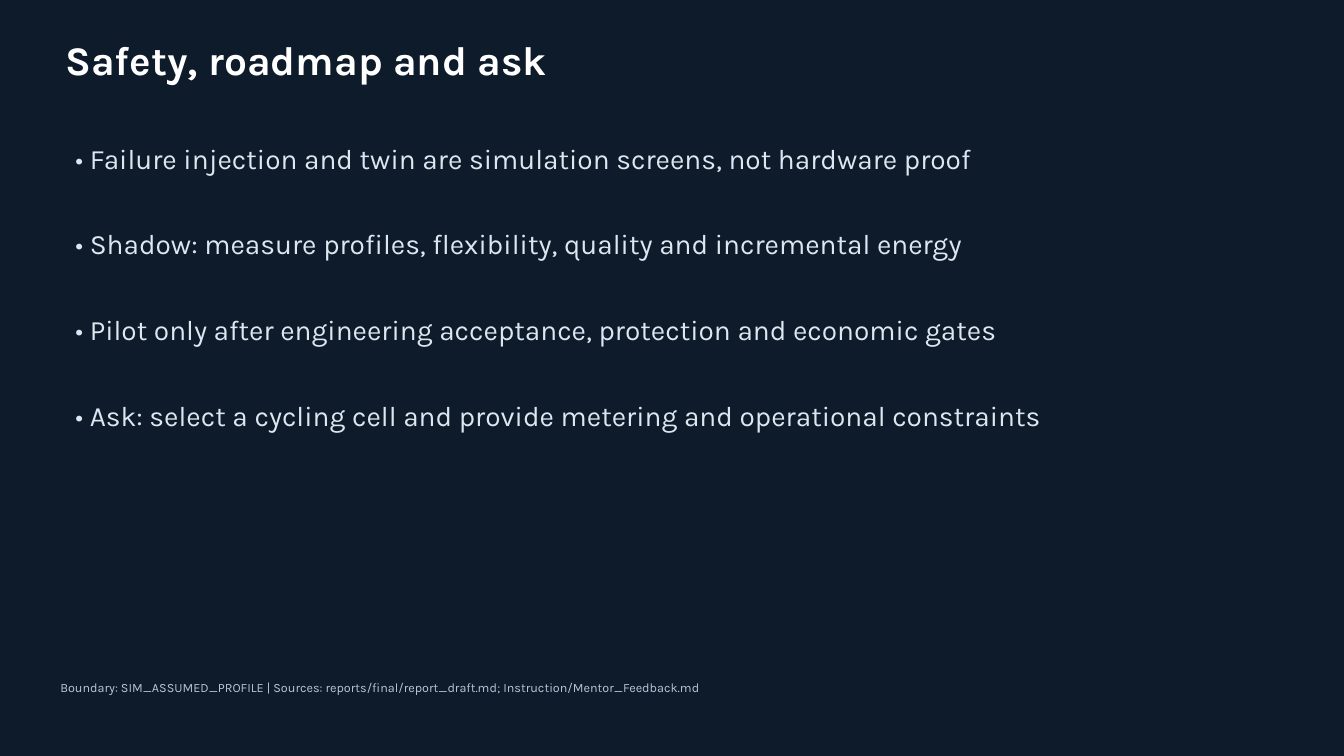
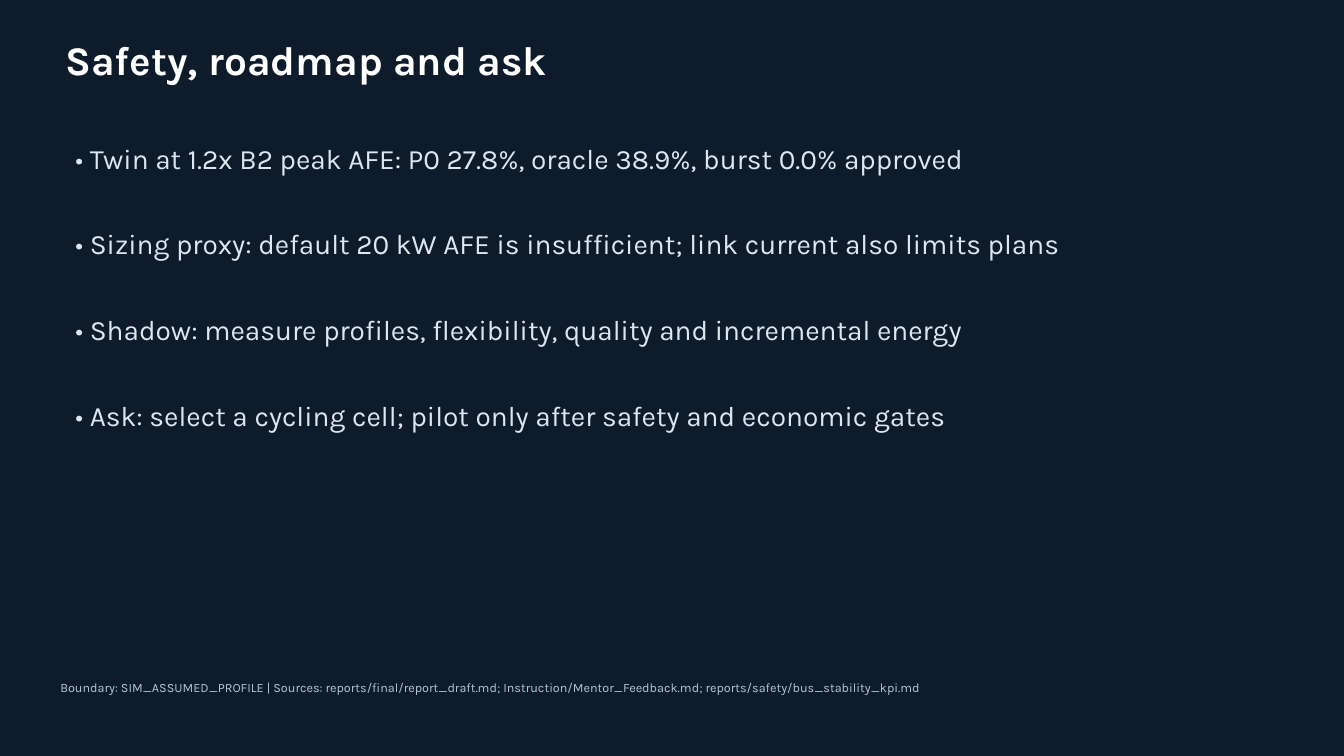
Before and after one commit to Thinhqn0905/ai_model_semi, a slide deck: slide 15 of reports/final/ReGenATE_final.pptx. Drawn at 1344x756 pixels with LibreOffice and Linux fonts; fonts in the diff are those of the drawing. Boxes give left, top, right and bottom in pixels: in the first picture for what was removed or moved away, otherwise in the second. Text is boxed around its words. In the diff, an @@ line names an element or a change of style, - is before the commit and + after.

```diff
--- a/reports/final/ReGenATE_final.pptx
+++ b/reports/final/ReGenATE_final.pptx
@@ text at [90, 149, 963, 176]: text changed @@
-• Failure injection and twin are simulation screens, not hardware proof
+• Twin at 1.2x B2 peak AFE: P0 27.8%, oracle 38.9%, burst 0.0% approved
@@ text added at [90, 234, 1059, 261], 20 pt, text #DCE7EF @@
+• Sizing proxy: default 20 kW AFE is insufficient; link current also limits plans
@@ text "• Shadow: measure profiles, flexibility, ...": place and size @@
-text "• Shadow: measure profiles, flexibility, ..." at [90, 234, 962, 261]
+text "• Shadow: measure profiles, flexibility, ..." at [90, 320, 962, 347]
@@ text removed at [90, 320, 996, 347] @@
-• Pilot only after engineering acceptance, protection and economic gates
@@ text at [90, 406, 945, 433]: text changed @@
-• Ask: select a cycling cell and provide metering and operational constraints
+• Ask: select a cycling cell; pilot only after safety and economic gates
@@ text at [60, 683, 920, 695]: text changed @@
-Boundary: SIM_ASSUMED_PROFILE | Sources: reports/final/report_draft.md; Instruction/Mentor_Feedback.md
+Boundary: SIM_ASSUMED_PROFILE | Sources: reports/final/report_draft.md; Instruction/Mentor_Feedback.md; reports/safety/bus_stability_kpi.md
```
Also in this commit, not shown: 3 other slides changed, 29 other files.
